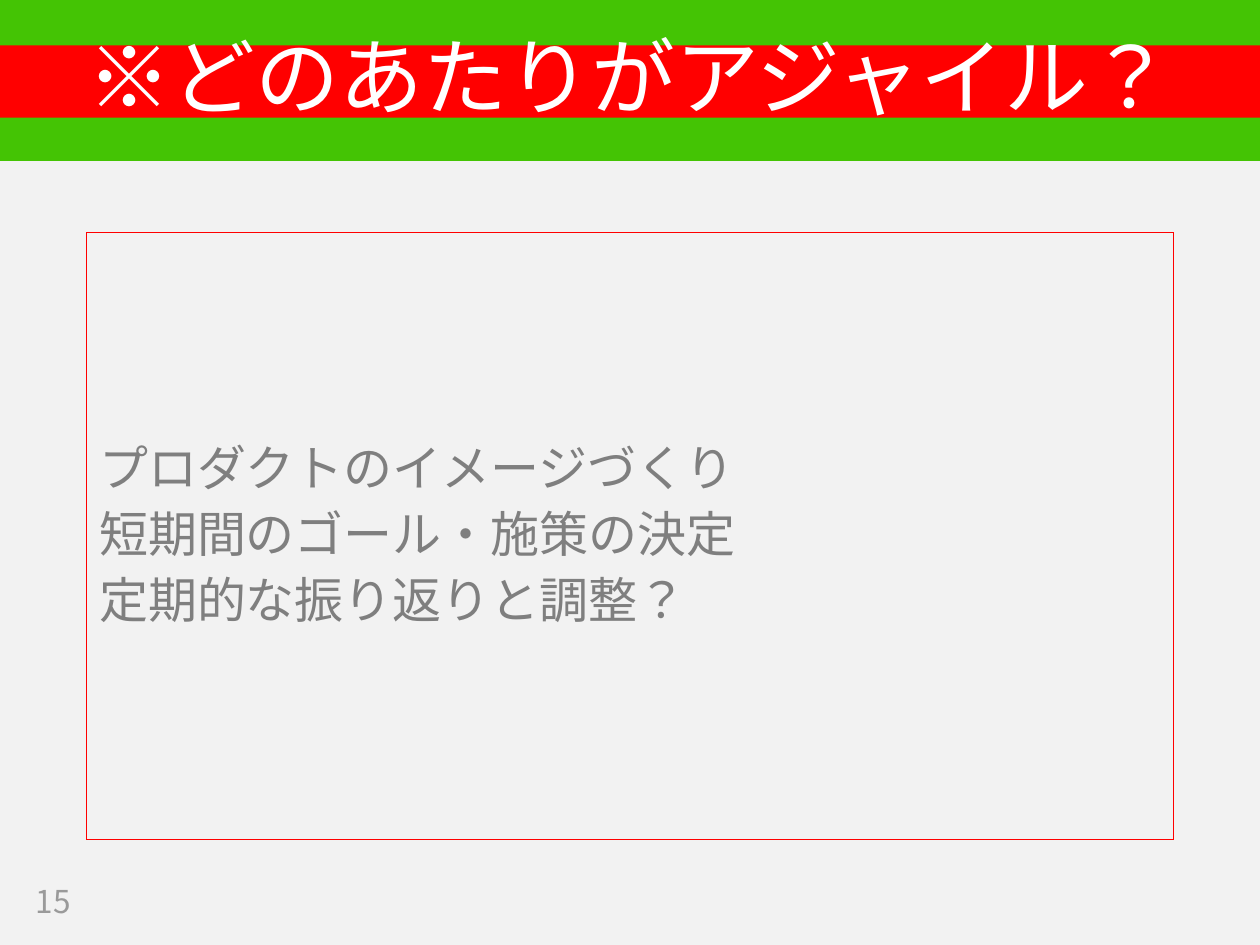
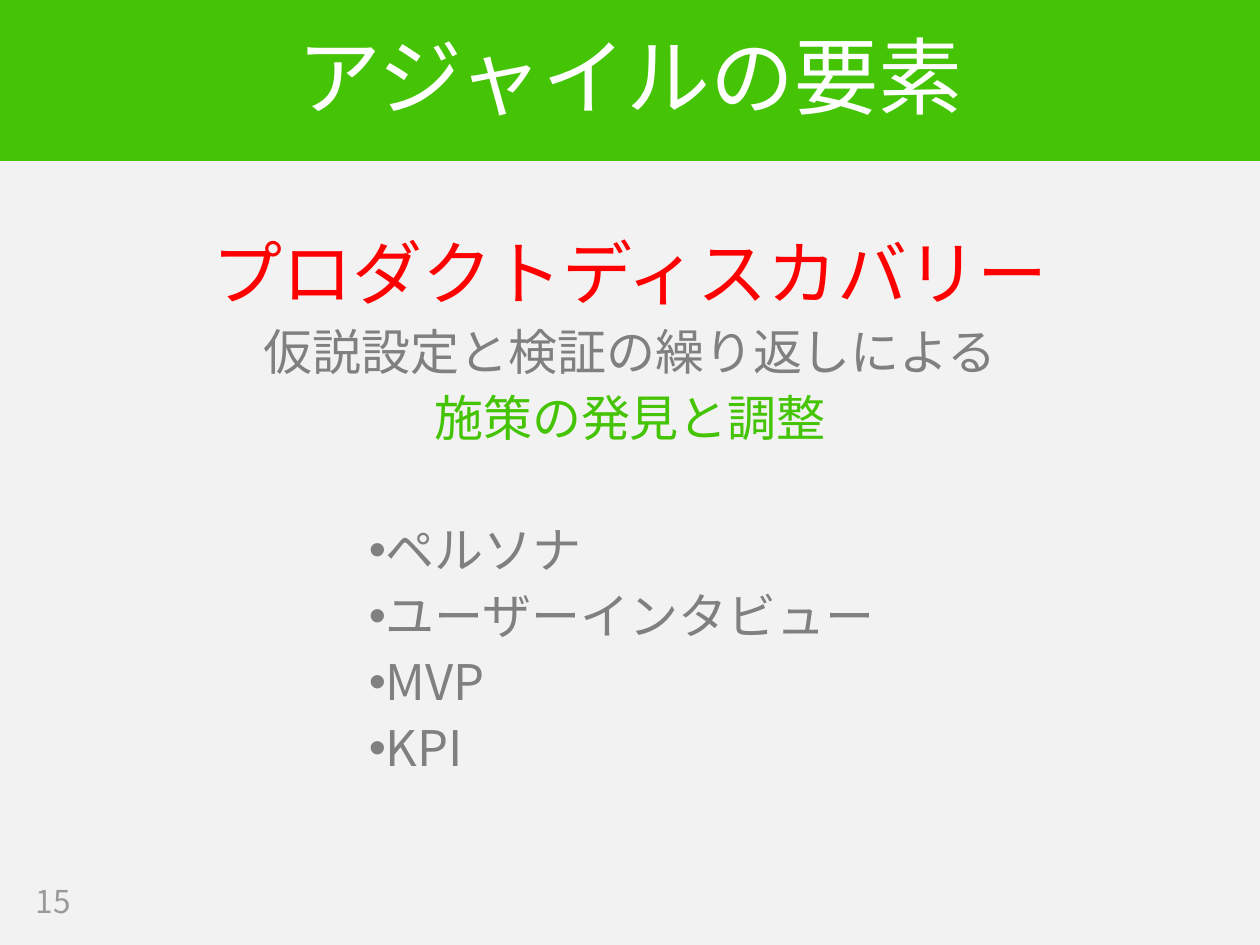
Before and after one commit to hageyahhoo/RSGT2018, a slide deck: slide 15 of SET_PO_ja.pptx. Drawn at 1260x945 pixels with LibreOffice and Linux fonts; fonts in the diff are those of the drawing. Boxes give left, top, right and bottom in pixels: in the first picture for what was removed or moved away, otherwise in the second. Text is boxed around its words. In the diff, an @@ line names an element or a change of style, - is before the commit and + after.

```diff
--- a/SET_PO_ja.pptx
+++ b/SET_PO_ja.pptx
@@ title "アジャイルの要素" moved from (x1=0, y1=45, x2=1260, y2=117) to (x1=298, y1=37, x2=962, y2=116) @@
@@ title "アジャイルの要素" at (x1=298, y1=37, x2=962, y2=116): fill #FF0000 to none @@
@@ title at (x1=298, y1=37, x2=962, y2=116): text changed @@
-※どのあたりがアジャイル？
+アジャイルの要素
@@ text "プロダクトディスカバリー" moved from (x1=87, y1=233, x2=1173, y2=840) to (x1=213, y1=239, x2=1047, y2=766) @@
@@ text "プロダクトディスカバリー" at (x1=213, y1=239, x2=1047, y2=766): vertical alignment middle to top; outline #FF0000 0.75 pt to none @@
@@ text at (x1=213, y1=239, x2=1047, y2=766): text changed; text colour #7F7F7F to #808080 @@
-プロダクトのイメージづくり
-短期間のゴール・施策の決定
-定期的な振り返りと調整？
+プロダクトディスカバリー
+仮説設定と検証の繰り返しによる
+施策の発見と調整
+• ペルソナ
+• ユーザーインタビュー
+• MVP
+• KPI
```
Also in this commit, not shown: 10 other slides changed, 6 slides added, 3 slides removed.
